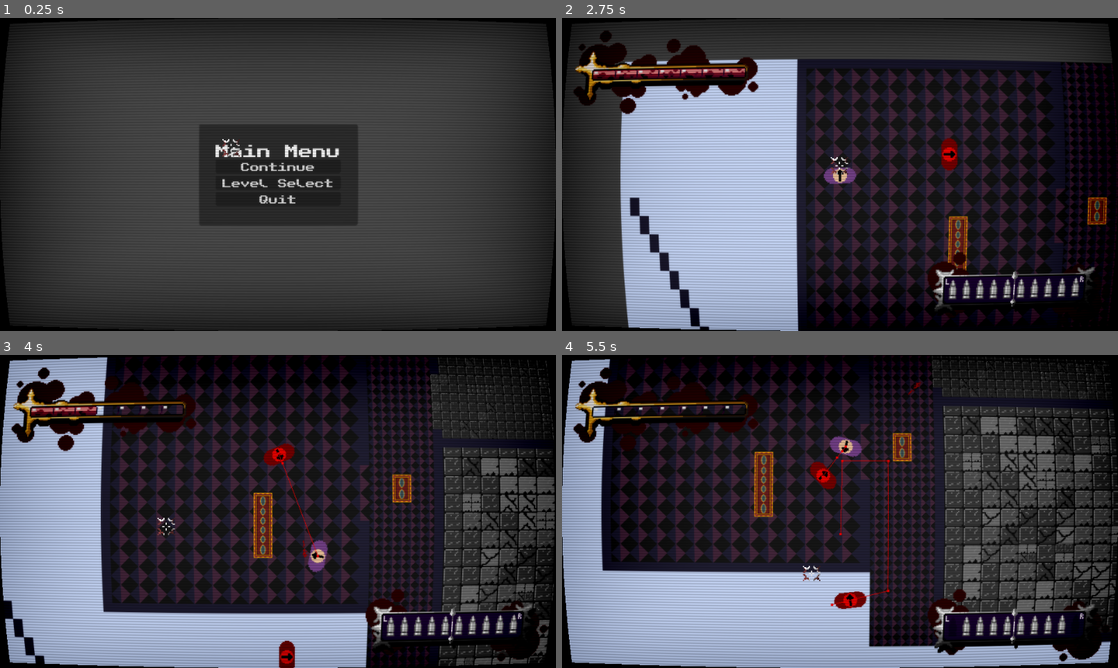
Above: before the commit, frames 1-4 (two rows, left to right).
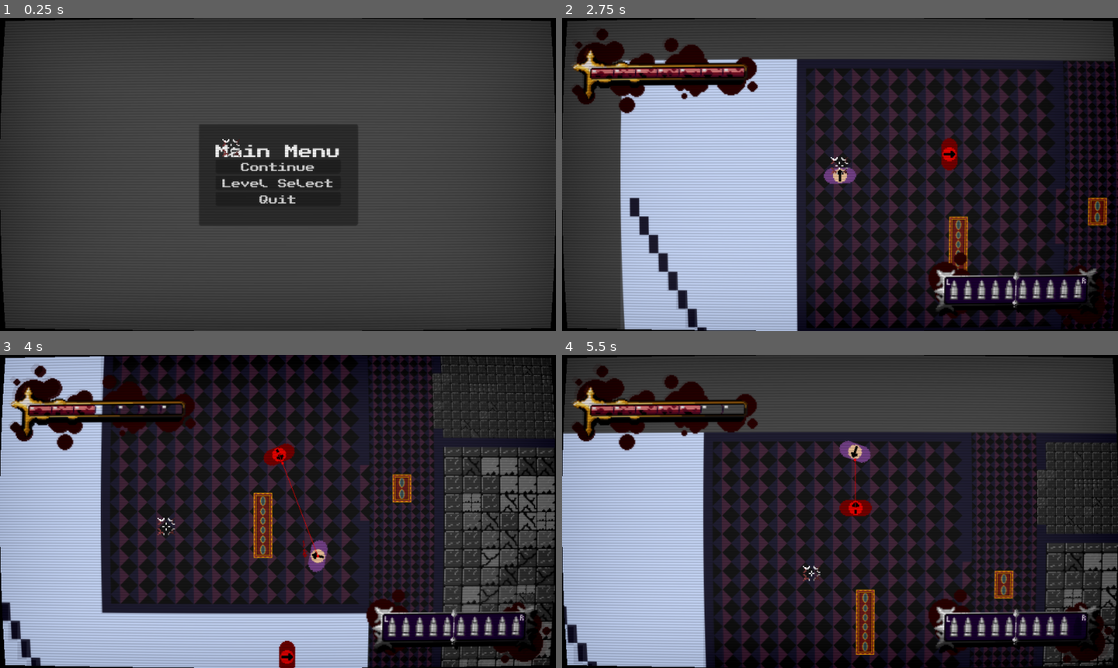
Above: after the commit, the same moments.

Repository: callumrann/gmtk-jam
Game: Godot game, scene res://scenes/main.tscn
The game is run twice, just before and just after one commit, with the same random seed, the same clock (stepped at 60 frames per second) and the same inputs. Sound files missing from this copy of the repository are replaced by a short silence.
Inputs (mouse positions are in pixels of both pictures, inside the frame that each line leads up to):
- Up to frame 1 (0.25 s): no input
- Up to frame 2 (2.75 s): click "Level Select" at 0.5 s; click "Main Menu" at 1.25 s; click "Continue" at 2 s
- Up to frame 3 (4 s): move the mouse to (400, 495) at 2.77 s; hold D (move_right) 2.78-3.53 s; tap E (interact) at 2.85, 3.6 s; move the mouse to (166, 527) at 3.52 s; hold S (move_down) from 3.53 s (still down)
- Up to frame 4 (5.5 s): move the mouse to (895, 442) at 4.27 s; release S (move_down) at 4.28 s; hold D (move_right) 4.28-5.03 s; click (895, 442) at 4.35 s; tap E (interact) at 4.55, 5.3 s; move the mouse to (812, 574) at 5.02 s; hold W (move_up) from 5.03 s (still down); right-click (812, 574) at 5.1 s

The runs differ from the first frame. In frame 1, 4.1% of the frame differs, in the area x 0-100%, y 0-100%; in frame 2, 10%; in frame 3, 15%; in frame 4, 71%.

Commit message:
feat: add player death restart with hud hint

Diff:
--- a/assets/shaders/crt.gdshader
+++ b/assets/shaders/crt.gdshader
@@ -1,9 +1,9 @@
 shader_type canvas_item;
 render_mode unshaded, skip_vertex_transform;
 
-const float curvature = 5.0;
-const float vignette_multiplier = 0.5;
-const float effect_strength = 1.0;
+const float curvature = 7.0;
+const float vignette_multiplier = 0.3;
+const float effect_strength = 0.9;
 
 uniform sampler2D screen_texture: hint_screen_texture, filter_linear_mipmap;
 
--- a/scenes/levels/levels_loader.tscn
+++ b/scenes/levels/levels_loader.tscn
@@ -226,7 +226,23 @@
 stretch_mode = 3
 metadata/_edit_lock_ = true
 
-[node name="LevelCompleteMenu" type="CanvasLayer" parent="UI" unique_id=1837822900]
+[node name="PlayerDead" type="PanelContainer" parent="UI/HUD/Control" unique_id=2106408160]
+visible = false
+layout_mode = 1
+anchors_preset = 2
+anchor_top = 1.0
+anchor_bottom = 1.0
+offset_left = 46.0
+offset_top = -122.0
+offset_right = 346.0
+offset_bottom = -42.0
+grow_vertical = 0
+
+[node name="RetryText" type="Label" parent="UI/HUD/Control/PlayerDead" unique_id=489384862]
+layout_mode = 2
+theme = ExtResource("2_vmewy")
+text = "E to Retry"
+horizontal_alignment = 1
 
 [node name="PauseMenu" type="CanvasLayer" parent="UI" unique_id=1422244254]
 visible = false
--- a/scenes/things/player.tscn
+++ b/scenes/things/player.tscn
@@ -54,10 +54,10 @@
 debug_color = Color(0.09276519, 0.54850113, 0.91359544, 0.41960785)
 
 [node name="BulletSpawnerLeft" type="Marker2D" parent="." unique_id=225566511]
-position = Vector2(7, -8)
+position = Vector2(0, -8)
 
 [node name="BulletSpawnerRight" type="Marker2D" parent="." unique_id=1690026887]
-position = Vector2(7, 8)
+position = Vector2(0, 8)
 
 [node name="Camera2D" type="Camera2D" parent="." unique_id=1111842270]
 process_callback = 0
--- a/scenes/things/player_bullet.tscn
+++ b/scenes/things/player_bullet.tscn
@@ -5,7 +5,7 @@
 
 [sub_resource type="CapsuleShape2D" id="CapsuleShape2D_taauc"]
 radius = 4.0
-height = 16.0
+height = 32.0
 
 [sub_resource type="SpriteFrames" id="SpriteFrames_tebl0"]
 animations = [{
@@ -23,7 +23,6 @@
 script = ExtResource("1_hkfbf")
 
 [node name="CollisionShape2D" type="CollisionShape2D" parent="." unique_id=854320617]
-position = Vector2(8, 0)
 rotation = 1.5707964
 shape = SubResource("CapsuleShape2D_taauc")
 debug_color = Color(1, 1, 1, 0.41960785)
--- a/scripts/autoloads/audio_manager.gd
+++ b/scripts/autoloads/audio_manager.gd
@@ -82,7 +82,8 @@
 	if transition:
 		if fade_bgm:
 			var tween = create_tween()
-			tween.tween_property(bgm_player, "volume_db", -80.0, sfx_player.stream.get_length())
+			# - 0.1 cause .finished race condition stuff <- kinda cheese but whatevs
+			tween.tween_property(bgm_player, "volume_db", -80.0, sfx_player.stream.get_length() - 0.1)
 			tween.set_trans(Tween.TRANS_QUAD)
 			tween.set_ease(Tween.EASE_OUT)
 		await sfx_player.finished
--- a/scripts/autoloads/level_manager.gd
+++ b/scripts/autoloads/level_manager.gd
@@ -16,5 +16,11 @@
 func reduce_player_health() -> void:
 	levelsLoader.reduce_player_health()
 
+func player_dead() -> void:
+	levelsLoader.player_dead()
+
+func restart_level() -> void:
+	levelsLoader.restart_level()
+
 func reset_hud() -> void:
 	levelsLoader.reset_hud()
--- a/scripts/levels/level_class.gd
+++ b/scripts/levels/level_class.gd
@@ -4,7 +4,6 @@
 
 func _ready() -> void:
 	LevelManager.reset_hud()
-	AudioManager.play_music("stage_1_intro", -10)
 
 func give_player_bullets(count: int) -> void:
 	player.add_bullets(count)
--- a/scripts/levels/levels_loader.gd
+++ b/scripts/levels/levels_loader.gd
@@ -10,6 +10,7 @@
 func _ready() -> void:
 	LevelManager.levelsLoader = self
 	load_level(LevelManager.current_level)
+	AudioManager.play_music("stage_1_intro", -10)
 
 var levels: Array[String] = [
 	"res://scenes/levels/level1.tscn","res://scenes/levels/level2.tscn",
@@ -53,8 +54,11 @@
 	_toggle_pause()
 
 func _on_restart_pressed() -> void:
+	restart_level()
+	_toggle_pause()
+
+func restart_level() -> void:
 	load_level(LevelManager.current_level)
-	_toggle_pause()
 
 func _on_next_level_pressed() -> void:
 	LevelManager.current_level += 1
@@ -83,5 +87,8 @@
 func reduce_player_health() -> void:
 	hud.reduce_health()
 
+func player_dead() -> void:
+	hud.show_player_dead_popup()
+
 func reset_hud() -> void:
 	hud.reset_hud()
--- a/scripts/menus/hud.gd
+++ b/scripts/menus/hud.gd
@@ -54,6 +54,11 @@
 			segment.modulate.a = 0
 			break
 
+@onready var player_dead_hud: PanelContainer = $"Control/PlayerDead"
+
+func show_player_dead_popup() -> void:
+	player_dead_hud.visible = true
+
 func reset_hud() -> void:
 	left_bullets = k_max_ammo
 	right_bullets = k_max_ammo
@@ -65,3 +70,5 @@
 	for i in range(segmentsContainer.get_child_count()):
 		var segment: TextureRect = segmentsContainer.get_child(i)
 		segment.modulate.a = 1
+
+	player_dead_hud.visible = false
--- a/scripts/menus/main_menu.gd
+++ b/scripts/menus/main_menu.gd
@@ -5,7 +5,7 @@
 
 func _on_continue_pressed() -> void:
 	$"Control".visible = false
-	await AudioManager.play_sfx("transition", -10, true, true)
+	await AudioManager.play_sfx("click", -10, true, true) # click so i dont gotta wait 8 secs
 	SceneManager.show_scene("res://scenes/levels/levels_loader.tscn")
 
 func _on_level_select_pressed() -> void:
--- a/scripts/things/enemy.gd
+++ b/scripts/things/enemy.gd
@@ -28,8 +28,10 @@
 const k_move_speed: float = 100.0
 const k_turn_speed: float = 20.0
 
-const k_starting_health: int = 3
+const k_starting_health: int = 1
 var health: int = k_starting_health
+
+const k_bullets_on_death: int = 2
 
 func _ready() -> void:
 	await get_tree().physics_frame
@@ -108,7 +110,7 @@
 		var dead_body: Area2D = k_dead_scene.instantiate()
 		dead_body.global_position = global_position
 		dead_body.rotation = rotation
-		dead_body.set_bullet_count(k_starting_health)
+		dead_body.set_bullet_count(k_bullets_on_death)
 
 		get_parent().call_deferred("add_child", dead_body)
 		queue_free()
--- a/scripts/things/player.gd
+++ b/scripts/things/player.gd
@@ -19,13 +19,20 @@
 @onready var gun_noise: Area2D = $"GunNoise"
 
 # Other
+@onready var animation: AnimatedSprite2D = $"AnimatedSprite2D"
+
 const k_move_speed: float = 400
 var health: int = 7
+var dead: bool = false
 
 func _process(delta: float) -> void:
 	# Camera control
 	var mouse_position = get_global_mouse_position()
 	camera.global_position = lerp(position, mouse_position, k_camera_percent_to_mouse)
+	if dead:
+		if Input.is_action_just_pressed("interact"):
+			LevelManager.restart_level()
+		return
 	rotation = (mouse_position - position).angle()
 
 	# Bullet shooting
@@ -69,6 +76,8 @@
 		area.get_parent().on_gunshot_heard()
 
 func _physics_process(delta: float) -> void:
+	if dead: return
+
 	var movement_vector: Vector2 = Input.get_vector("move_left", "move_right", "move_up", "move_down")
 	velocity = movement_vector * k_move_speed
 	move_and_slide()
@@ -88,4 +97,8 @@
 	health -= 1
 	LevelManager.reduce_player_health()
 	if health <= 0:
-		print("man i'm dead")
+		LevelManager.player_dead()
+
+		$"Hurtbox/CollisionShape2D".set_deferred("disabled", true)
+		animation.modulate = Color(0, 1, 0)
+		dead = true
